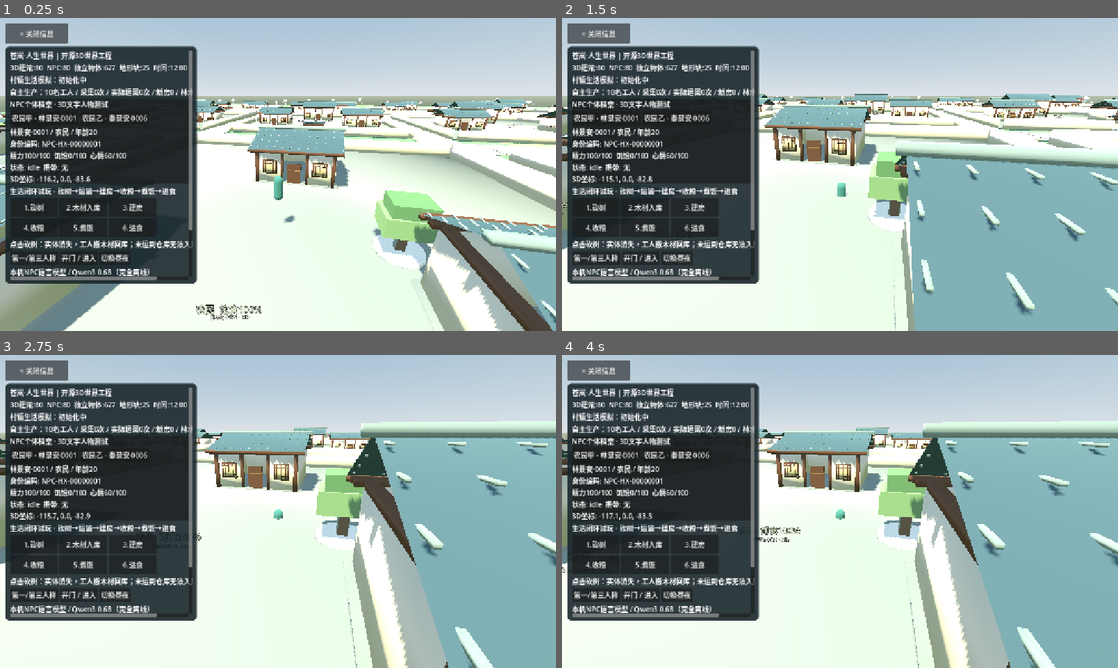
Above: before the commit, frames 1-4 (two rows, left to right).
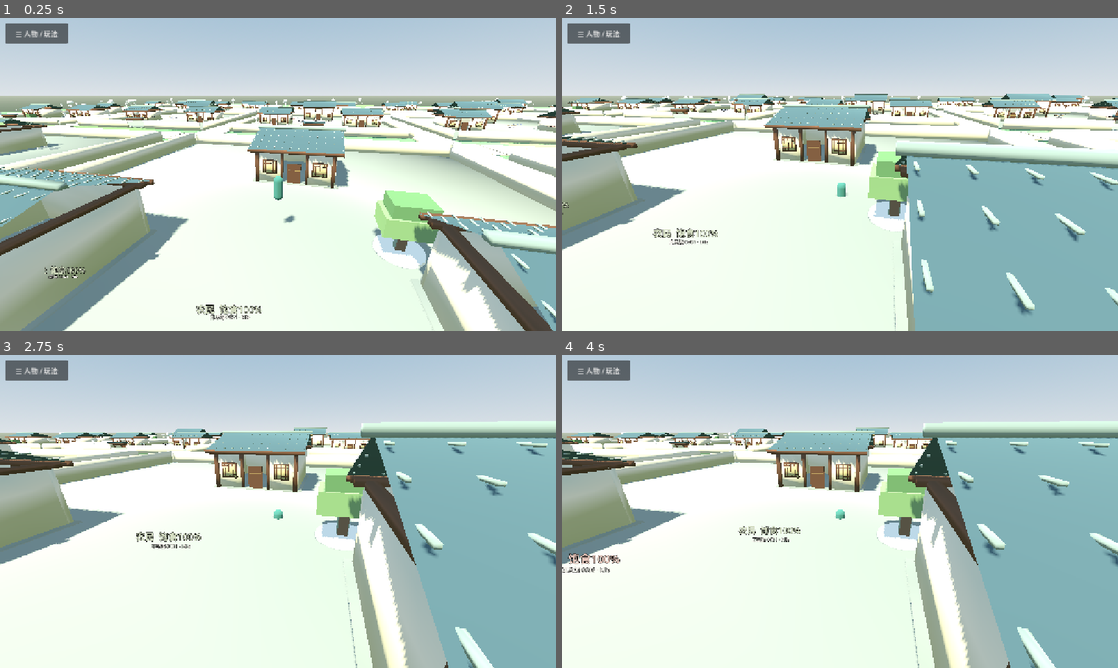
Above: after the commit, the same moments.

Repository: 160701541-cell/xinyanshuo
Game: Godot game, scene res://scenes/main.tscn
Two runs of this game, one before a commit and one after it. Both use one fixed random seed, a clock stepped at 60 frames per second and the inputs below.
Inputs (mouse positions are in pixels of both pictures, inside the frame that each line leads up to):
- Up to frame 1 (0.25 s): no input
- Up to frame 2 (1.5 s): move the mouse to (962, 158) at 0.52 s; hold D 0.53-1.25 s; hold Shift 0.53-1.25 s; click (962, 158) at 0.67 s; drag from (728, 190) to (812, 237) at 1.27 s
- Up to frame 3 (2.75 s): move the mouse to (333, 442) at 2.02 s; hold D from 2.03 s (still down); hold Shift from 2.03 s (still down)
- Up to frame 4 (4 s): release D at 2.75 s; release Shift at 2.75 s; drag from (812, 574) to (673, 464) at 2.77 s; move the mouse to (1006, 558) at 3.52 s; hold A from 3.53 s (still down); hold Shift from 3.53 s (still down)

The runs differ from the first frame. In frame 1, 26% of the frame differs, in the area x 0-36%, y 4-85%; in frame 2, 26%; in frame 3, 26%; in frame 4, 26%.

Commit message:
fix(UX): keep gameplay panel closed on first load; preselect farmer without covering world until user taps

Diff:
--- a/game-source/godot3d/scripts/world_main.gd
+++ b/game-source/godot3d/scripts/world_main.gd
@@ -426,7 +426,8 @@
 	ui_npc_details.autowrap_mode = TextServer.AUTOWRAP_WORD_SMART
 	ui_npc_details.custom_minimum_size = Vector2(365,0)
 	column.add_child(ui_npc_details)
-	_inspect_npc(farmer_ids[0])
+	inspected_npc = farmer_ids[0]
+	_refresh_inspected_npc()
 	var work_header := Label.new()
 	work_header.text = "生活闭环试玩 · 砍树→运输→建房→收粮→煮饭→进食"
 	stack.add_child(work_header)
